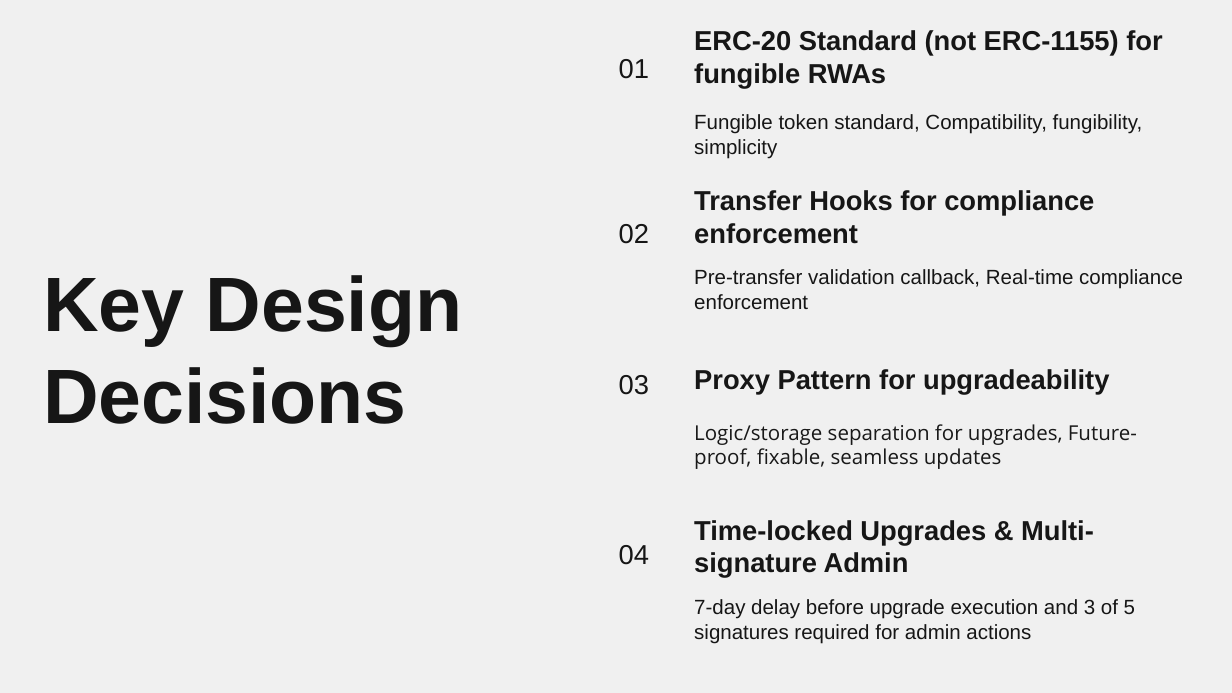
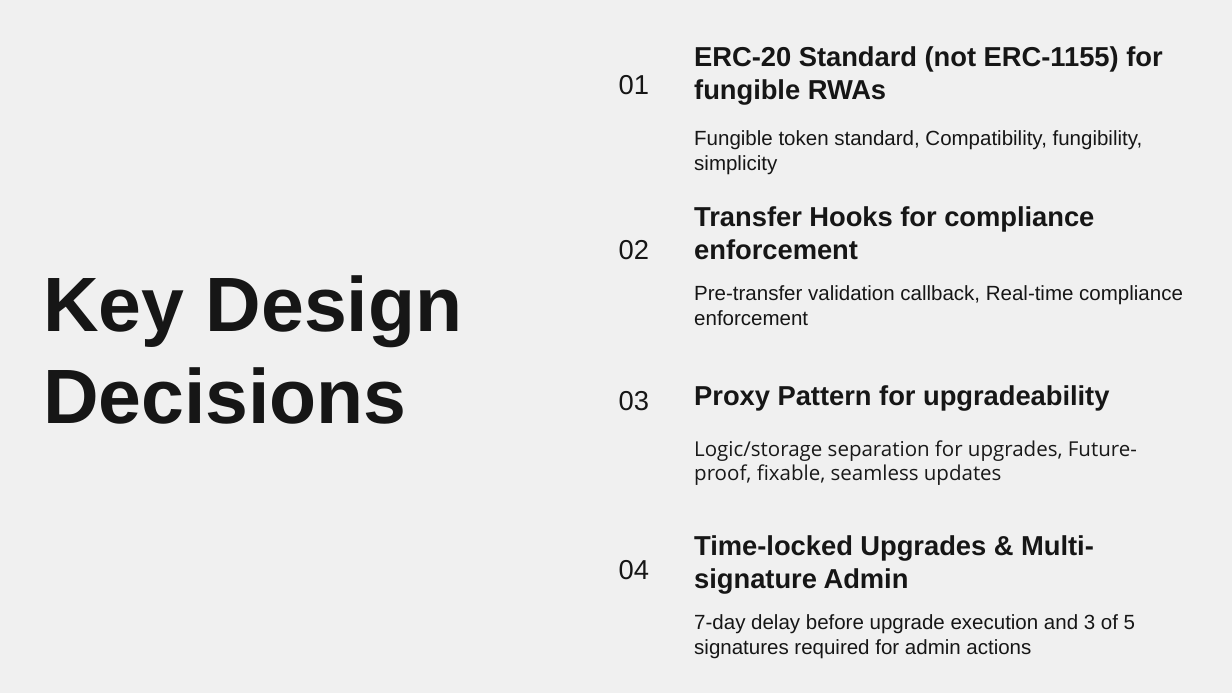
Before and after one commit to krish-jay/RWA-Tokenization-Platform, a slide deck: slide 11 of presentation/RWA Tokenization Platform.pptx (slide 9 before the commit). Drawn at 1232x693 pixels with LibreOffice and Linux fonts; fonts in the diff are those of the drawing. Boxes give left, top, right and bottom in pixels: in the first picture for what was removed or moved away, otherwise in the second. Text is boxed around its words. In the diff, an @@ line names an element or a change of style, - is before the commit and + after.

```diff
--- a/presentation/RWA Tokenization Platform.pptx
+++ b/presentation/RWA Tokenization Platform.pptx
@@ 8 subtitles, 4 titles: place and size @@
-8 subtitles, 4 titles at <box>619,30,1183,644</box>
+8 subtitles, 4 titles at <box>619,46,1183,658</box>
```
Also in this commit, not shown: 6 other slides changed, 4 slides added, 1 slide removed.
